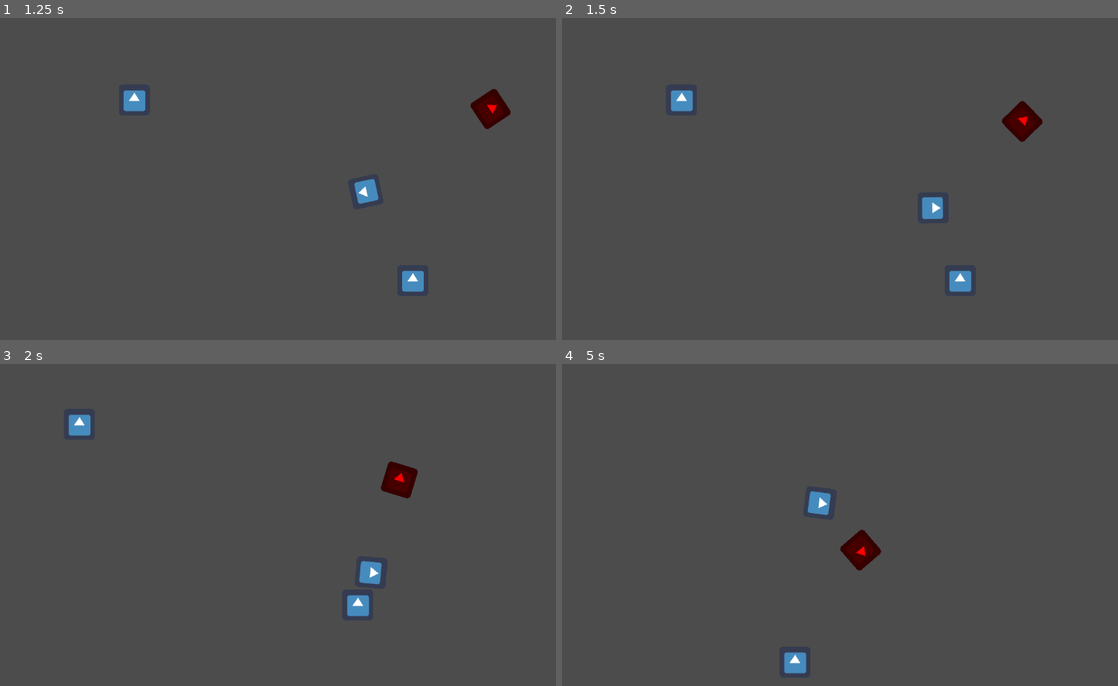
Above: before the commit, frames 1-4 (two rows, left to right).
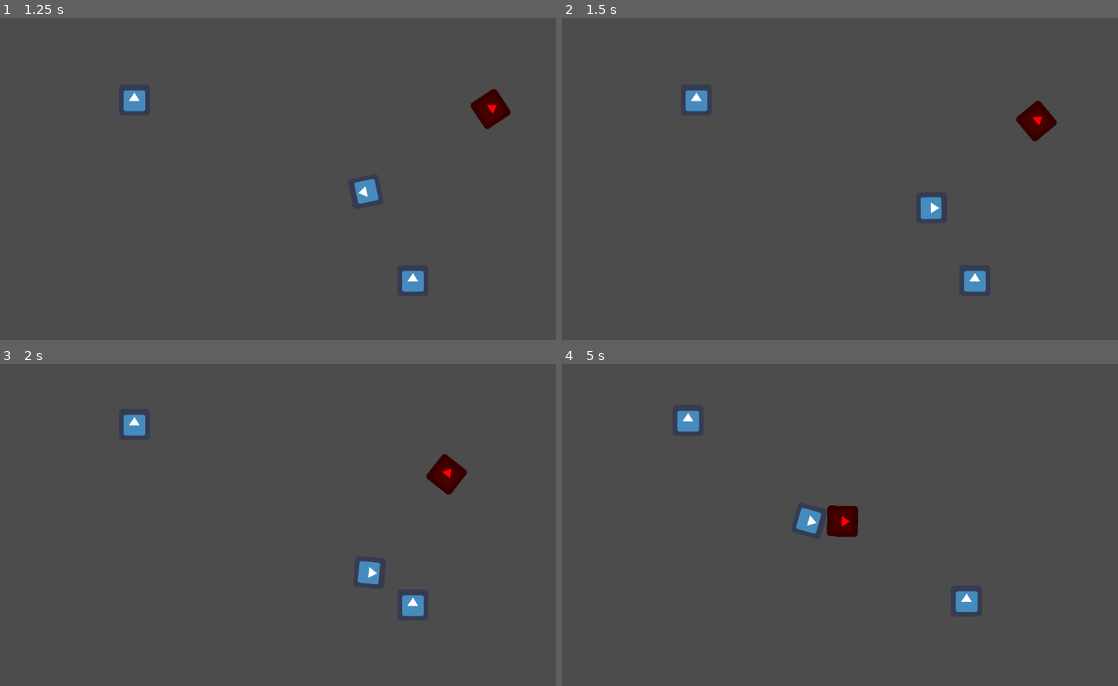
Above: after the commit, the same moments.

Repository: cypher31/mega_cat
Game: Godot game, scene res://scenes/main_world.tscn
The game is run twice, just before and just after one commit, with the same random seed, the same clock (stepped at 60 frames per second) and the same inputs. The engine's default icon, where the game draws it, is replaced by a stand-in: a white triangle on a blue panel in a dark square.
Inputs (mouse positions are in pixels of both pictures, inside the frame that each line leads up to):
- Up to frame 1 (1.25 s): tap Enter at 0.5 s; move the mouse to (444, 175) at 0.52 s; hold Right (direction_right) from 0.53 s (still down)
- Up to frame 2 (1.5 s): move the mouse to (745, 207) at 1.27 s; release Right (direction_right) at 1.28 s; hold Down (direction_down) from 1.28 s (still down)
- Up to frame 3 (2 s): keep holding Down (direction_down)
- Up to frame 4 (5 s): move the mouse to (934, 460) at 2.02 s; release Down (direction_down) at 2.03 s; hold Right (direction_right) 2.03-2.78 s; move the mouse to (840, 608) at 2.77 s; hold Up (direction_up) 2.78-3.53 s; move the mouse to (1056, 589) at 3.52 s; hold Left (direction_left) from 3.53 s (still down); move the mouse to (684, 486) at 4.27 s

Frame 1 is identical in both runs. In frame 2, 1.4% of the frame differs, in the area x 19-90%, y 22-86%; in frame 3, 2.2%; in frame 4, 2.3%, in the area x 20-75%, y 14-97%.

Commit message:
Fix player up and down movement

Diff:
--- a/scripts/player.gd
+++ b/scripts/player.gd
@@ -37,6 +37,15 @@
 	&& !Input.is_action_pressed("direction_left") && !Input.is_action_pressed("direction_right")):
 		player_move = false;
 
+
+	if !Input.is_action_pressed("direction_up") and !Input.is_action_pressed("direction_down"):
+		player_direction_y = 0
+		pass
+
+	if !Input.is_action_pressed("direction_right") and !Input.is_action_pressed("direction_left"):
+		player_direction_x = 0
+		pass
+
 	if player_move:
 		var velocity_x = player_direction_x * player_speed * delta
 		var velocity_y = player_direction_y * player_speed * delta
